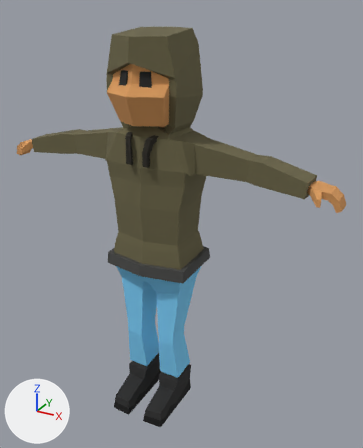
The FBX model Assets/Package/Assets/Models/TeamMembers/TeamMember03.fbx: old version first, new version second.
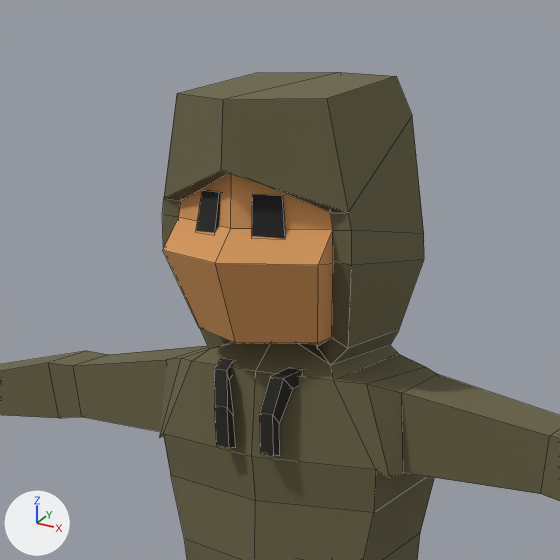
Old and new are each drawn whole from a 50 mm lens placed at (1.126, -1.802, 1.901), pointed at (0.097, 0.069, 0.966) and again close up on the part from 13% to 70% of the width and 0% to 46% of the height. Every picture has the same lights, and +X, +Y and +Z are marked at lower left. The older version's two pictures come first. The close-ups show mesh edges as thin lines. Where no turn or scale is listed for an object, it has been applied to the vertices.

The first close-up shows 'Body.004', 'Body.006'.
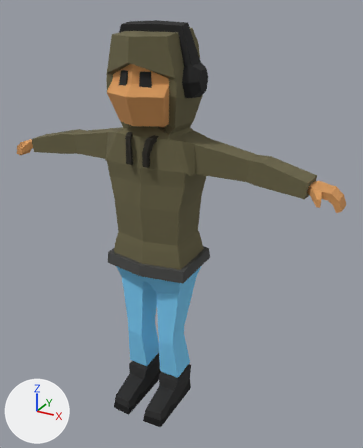
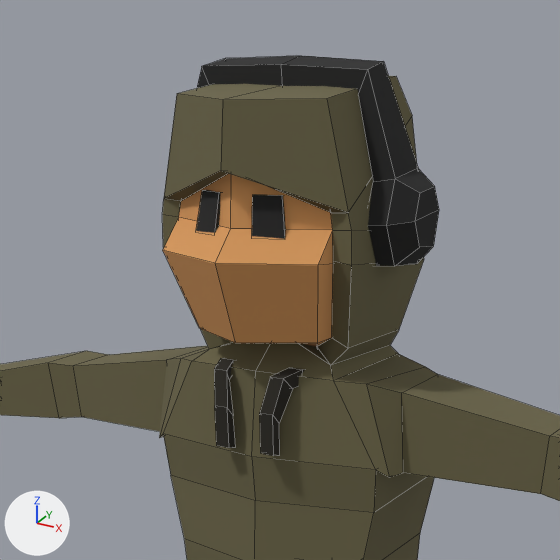
Pixel boxes [x1, y1, x2, y2] of what changed, in the close-ups (560 x 560 px):
```json
{"object": "Body.010", "change": "added", "after": [197, 56, 439, 266]}
```

Scene script edits in JSON lines:
```json
{"op": "add", "block": "mat_basicmaterial_002", "code": ["mat_basicmaterial_002 = bpy.data.materials.new('BasicMaterial.002')", "# uses the picture img_imphenziapixpal_basecolor_png", "# uses the picture img_imphenziapixpal_emission_png"]}
{"op": "add", "block": "me_cube_183", "code": ["me_cube_183 = bpy.data.meshes.new('Cube.183')", "me_cube_183.from_pydata(...)  # 48 vertices, 46 faces; spans x -0.218..0.218, y -10.041..-9.91, z 1.55..1.839", "me_cube_183.materials.append(mat_basicmaterial_002)"]}
{"op": "add", "block": "ob_body_010", "code": ["ob_body_010 = bpy.data.objects.new('Body.010', me_cube_183)", "ob_body_010.location = (0.0, 10.0, 0.0)"]}
```
